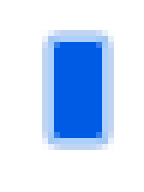
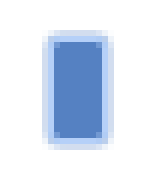
Comparing the layer stacks of the two 144x192 images. Changes:
added layer "Rounded Rectangle 1 copy" above "Rounded Rectangle 1" over (x1=48, y1=36, x2=108, y2=144)
hid "Rounded Rectangle 1" over (x1=48, y1=36, x2=108, y2=144)
